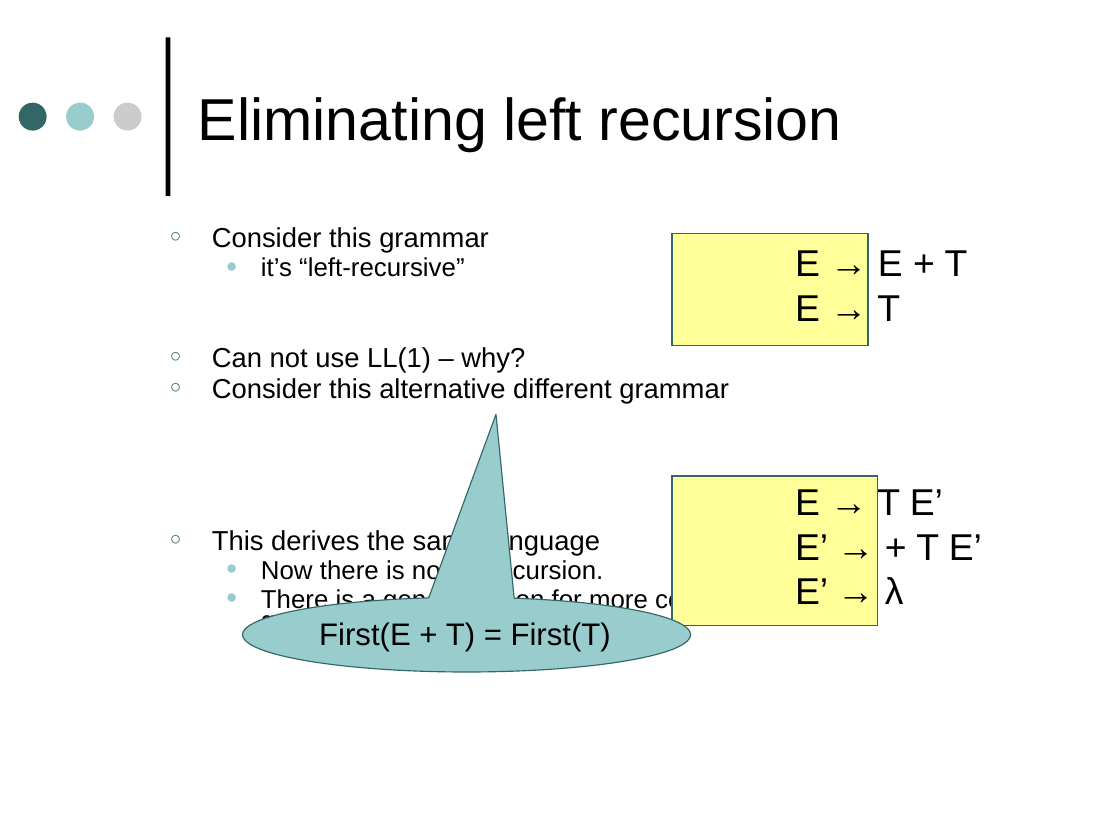
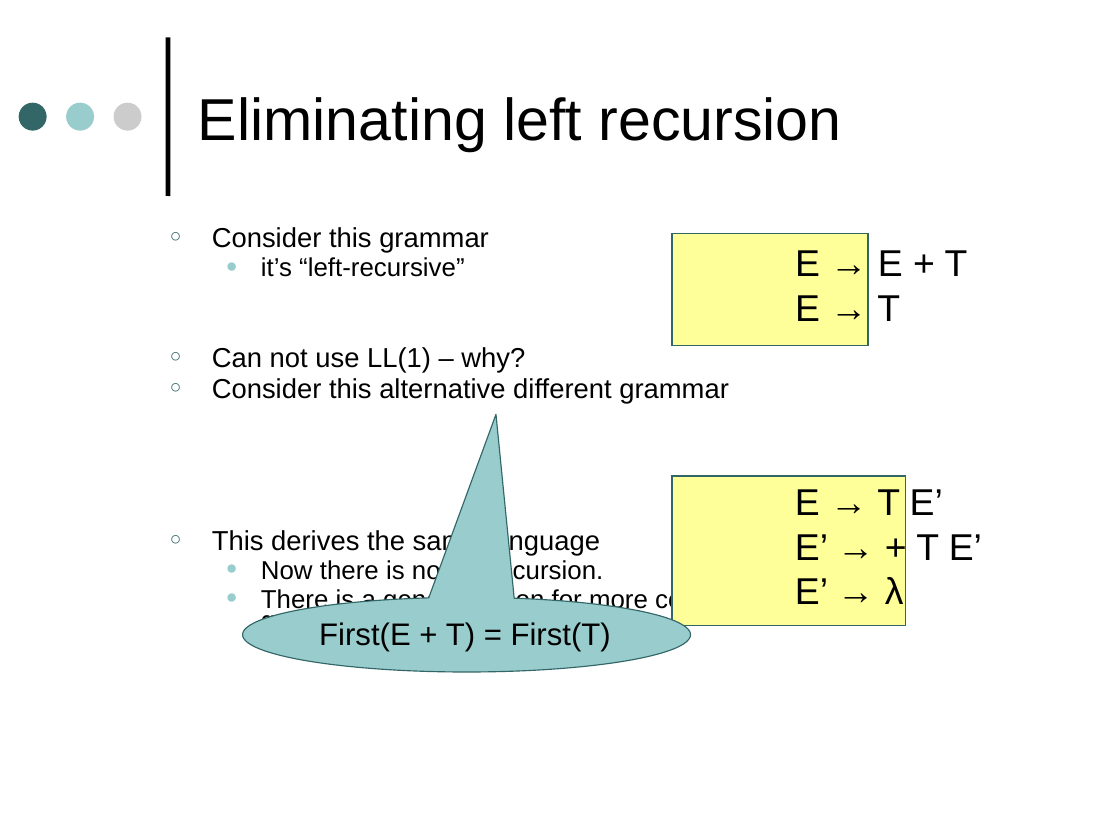
Before and after one commit to harrisonwl/harrisonwl.github.io, a slide deck: slide 43 of assets/courses/compilers/spring2017/slides/PredictiveParsing.ppt. Drawn at 1120x840 pixels with LibreOffice and Linux fonts; fonts in the diff are those of the drawing. Boxes give left, top, right and bottom in pixels: in the first picture for what was removed or moved away, otherwise in the second. Text is boxed around its words. In the diff, an @@ line names an element or a change of style, - is before the commit and + after.

```diff
--- a/assets/courses/compilers/spring2017/slides/PredictiveParsing.ppt
+++ b/assets/courses/compilers/spring2017/slides/PredictiveParsing.ppt
@@ rectangle "E → T E’" resized from (x1=672, y1=476, x2=877, y2=625) to (x1=672, y1=476, x2=905, y2=625) @@
```
Also in this commit, not shown: 4 other slides changed, 8 other files.
